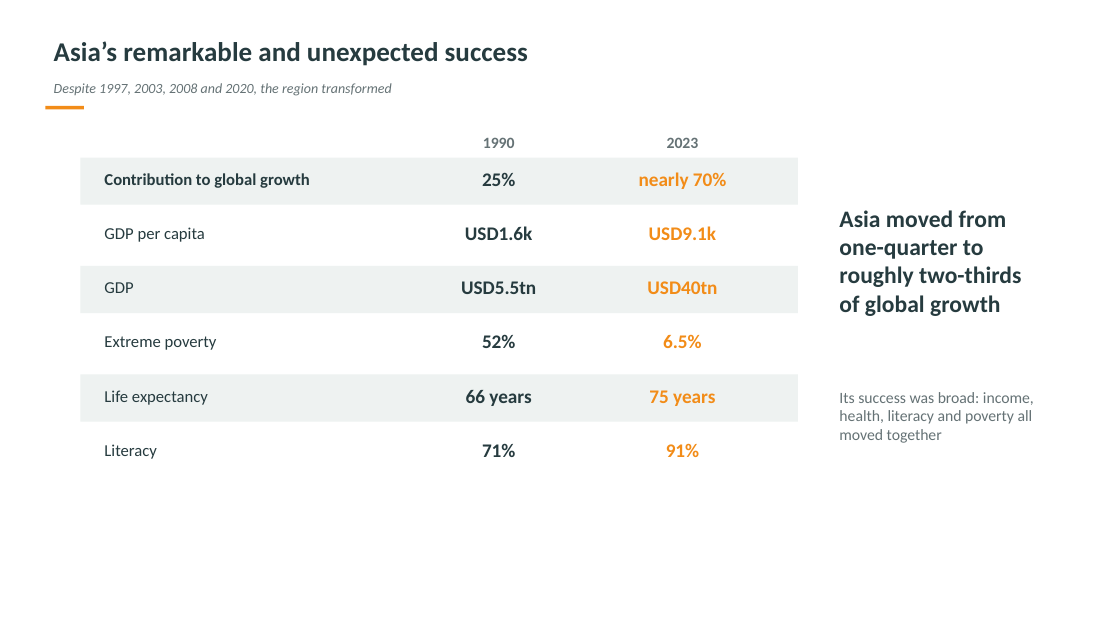
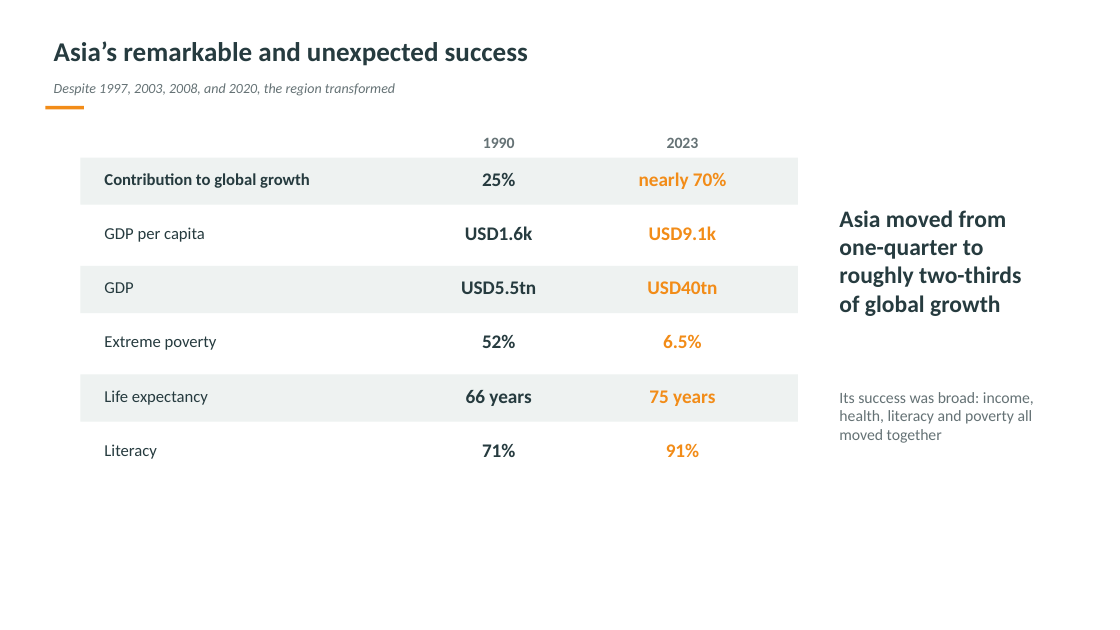
Before and after one commit to DannyQuah/DannyQuah.github.io, a slide deck: slide 4 of Storage/2026.09-Asia-in-a-Disrupted-World-Order-Danny.Quah-crafted-CP.pptx. Drawn at 1120x630 pixels with LibreOffice and Linux fonts; fonts in the diff are those of the drawing. Boxes give left, top, right and bottom in pixels: in the first picture for what was removed or moved away, otherwise in the second. Text is boxed around its words. In the diff, an @@ line names an element or a change of style, - is before the commit and + after.

```diff
--- a/Storage/2026.09-Asia-in-a-Disrupted-World-Order-Danny.Quah-crafted-CP.pptx
+++ b/Storage/2026.09-Asia-in-a-Disrupted-World-Order-Danny.Quah-crafted-CP.pptx
@@ text at (54,83,395,96): text changed @@
-Despite 1997, 2003, 2008 and 2020, the region transformed
+Despite 1997, 2003, 2008, and 2020, the region transformed
```
Also in this commit, not shown: 20 other slides changed.
